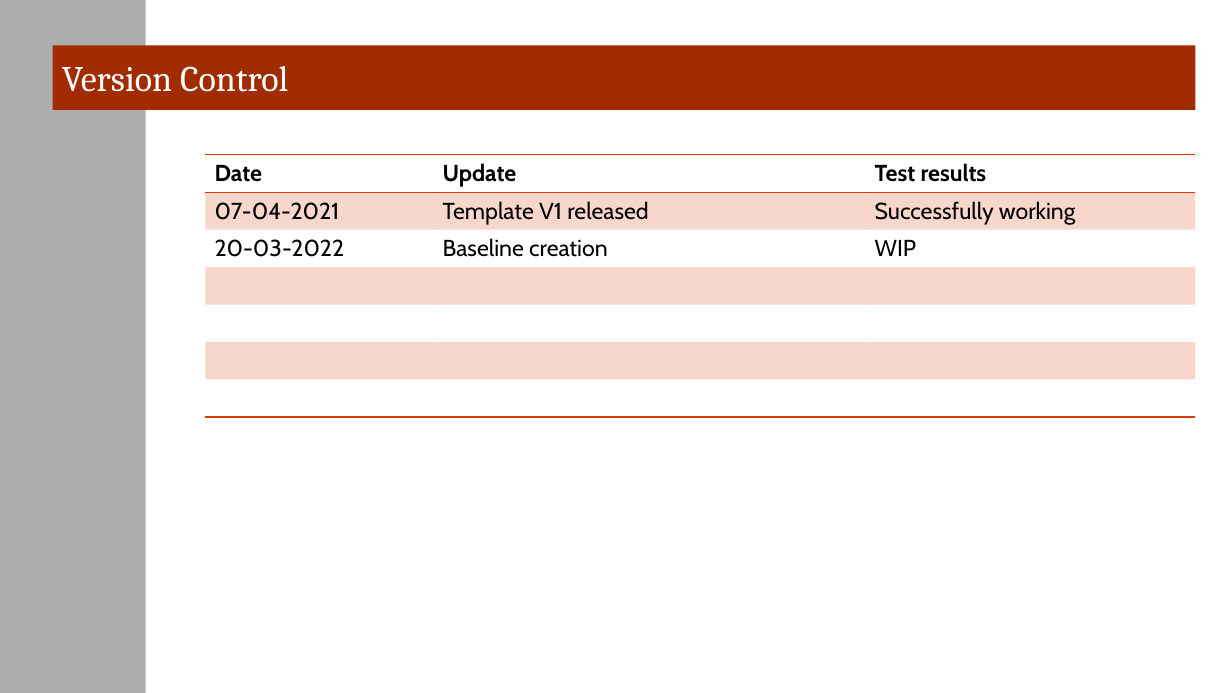
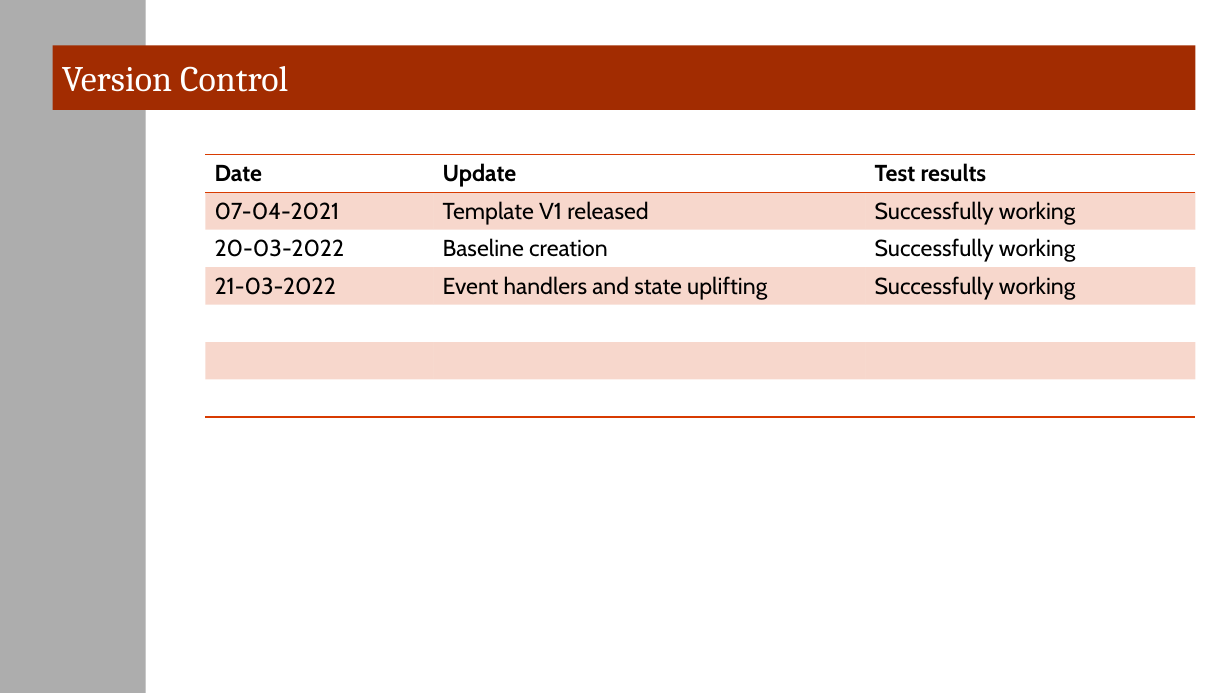
Before and after one commit to Host2Guest/ToDoReact, a slide deck: slide 2 of ToDo React Project Specifications.pptx. Drawn at 1232x693 pixels with LibreOffice and Linux fonts; fonts in the diff are those of the drawing; background and template pictures are left out. Boxes give left, top, right and bottom in pixels: in the first picture for what was removed or moved away, otherwise in the second. Text is boxed around its words. In the diff, an @@ line names an element or a change of style, - is before the commit and + after.

Commit message:
To Do in React v1-5 w/ context,useRef and state uplifting working

```diff
--- a/ToDo React Project Specifications.pptx
+++ b/ToDo React Project Specifications.pptx
@@ table at [205, 154, 1196, 417] @@
-row 3: 20-03-2022 | Baseline creation | WIP
+row 3: 20-03-2022 | Baseline creation | Successfully working
+row 4: 21-03-2022 | Event handlers and state uplifting | Successfully working
-row 7:  |  | 
```
Also in this commit, not shown: 2 other slides changed, 1 slide added, 1 other file.
